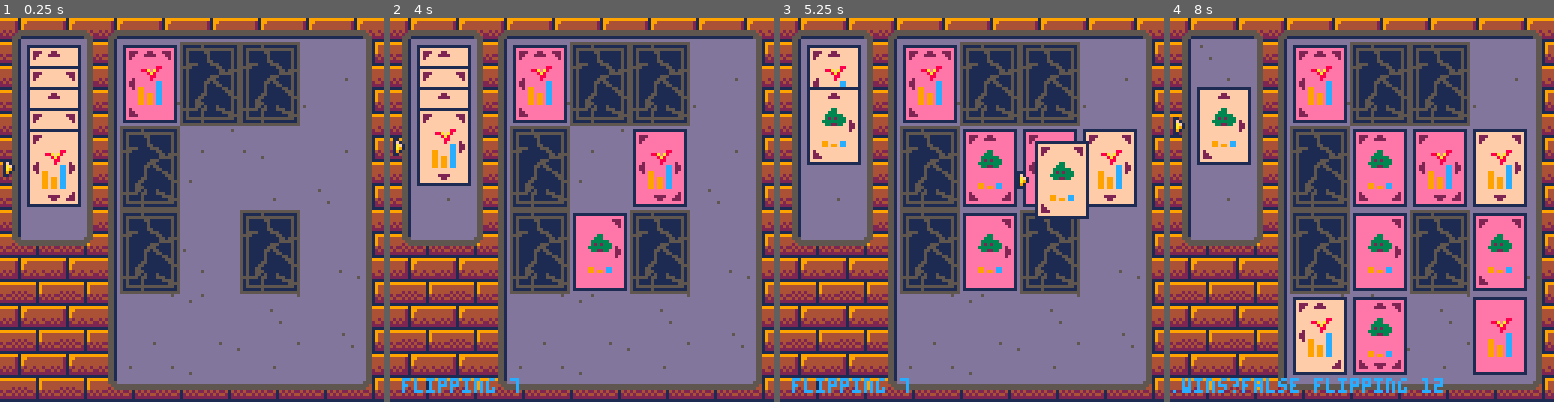
Above: before the commit, frames 1-4 (left to right).
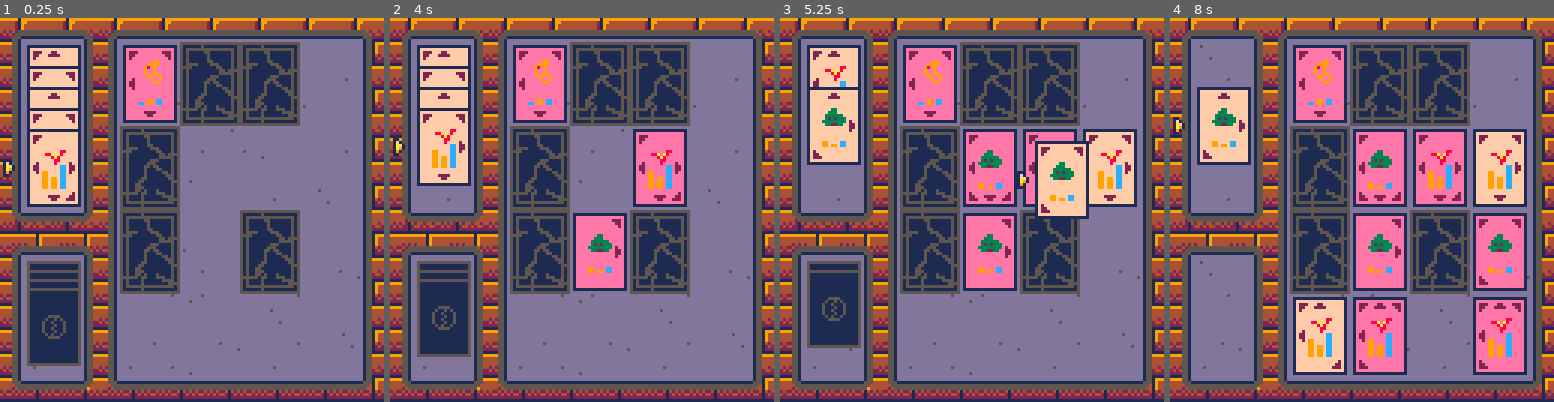
Above: after the commit, the same moments.

Repository: mccxiv/micro-tetra
Game: PICO-8 cartridge tetra.p8
Two runs of this game, one before a commit and one after it. Both use one fixed random seed, a clock stepped at 60 frames per second and the inputs below.
Inputs:
- Up to frame 1 (0.25 s): no input
- Up to frame 2 (4 s): tap X (X key) at 0.33, 1.07, 1.85, 2.97 s; tap O (Z key) at 0.7, 1.7, 2.1, 2.5, 2.9, 3.3, 3.7 s; hold Right 1.6-2.1 s; hold Up 2.15-2.42 s; hold Right 2.47-3.03 s; hold Left 3.08-3.58 s; hold Down 3.63-3.97 s
- Up to frame 3 (5.25 s): hold Right 4.02-4.68 s; tap X (X key) at 4.08, 5.2 s; tap O (Z key) at 4.1, 4.5, 4.9 s; hold Up 4.73-5.03 s; hold Left from 5.08 s (still down)
- Up to frame 4 (8 s): tap O (Z key) every 0.4 s from 5.3 to 7.7 s; release Left at 5.68 s; hold Down 5.73-6.03 s; hold Right 6.08-6.58 s; tap X (X key) at 6.32, 7.43 s; hold Right 6.63-7.13 s; hold Up 7.18-7.45 s; hold Right from 7.5 s (still down)

The runs differ from the first frame. In frame 1, 11% of the frame differs, in the area x 3-96%, y 5-97%; in frame 2, 11%; in frame 3, 11%; in frame 4, 13%, in the area x 0-96%, y 5-98%.

Commit message:
Add html export

Diff:
--- a/tetra.p8
+++ b/tetra.p8
@@ -36,6 +36,14 @@
 		generate_card(),
 		generate_card()
 	}
+
+	ai_deck = {
+		generate_ai_card(),
+		generate_ai_card(),
+		generate_ai_card(),
+		generate_ai_card(),
+		generate_ai_card()
+	}
 end
 
 function _draw ()
@@ -43,6 +51,7 @@
  draw_bg()
  map(0, 0)
 	draw_deck()
+	draw_ai_deck()
 	draw_board()
 	if state == "selection" then
 		run_selection_state()
@@ -55,16 +64,12 @@
 	elseif state == "match_end" then
 		run_match_end_state()
 	end
-	print(dbg, 0, 120)
+	//print(dbg, 0, 120)
 end
 -->8
 -- state logic
 
 function run_selection_state()
-	if is_empty(deck) then
-		state = "match_end"
-		return
-	end
 	last_team_turn = 1
 	if btnp(⬆️) then
 		sel_prev_deck()
@@ -115,7 +120,11 @@
 	if i ~= nil then
 		resolve(i, true, true)
 	end
-	if last_team_turn == 2 then
+	local empt1 = is_empty(deck)
+	local empt2 = is_empty(ai_deck)
+	if empt1 and empt2 then
+		state = "match_end"
+	elseif last_team_turn == 2 then
 		state = "selection"
 	else
 		state = "enemy"
@@ -124,10 +133,11 @@
 
 function run_enemy_state ()
 	last_team_turn = 2
-	local c = generate_ai_card()
+	local c = ai_deck[#ai_deck]
+	ai_deck[#ai_deck] = nil
 	local empty = empty_slots()
 	local i = rnd(empty)
-	board[i] = generate_ai_card()
+	board[i] = c
 	last_placed_index = i
 	state = "resolve"
 end
@@ -150,6 +160,10 @@
 		spr(224, 45, 55, 5, 2)
 	elseif last_winner == 2 then
 		spr(192, 45, 55, 5, 2)
+	end
+
+	if btnp(❎) or btnp(🅾️) then
+		_init()
 	end
 end
 
@@ -192,6 +206,8 @@
 	{6, 41},
 }
 
+loc_ai_deck = {6, 75}
+
 loc_board = {
 	{38, 6},
 	{58, 6},
@@ -232,6 +248,20 @@
 			 	loc_deck[i][2]
 			 )
 			end
+		end
+	end
+end
+
+function draw_ai_deck ()
+	for i=1,6 do
+		if ai_deck[i] ~= nil then
+			local x = loc_ai_deck[1]
+			local y = loc_ai_deck[2]+(i*3)
+			pal(1, 5)
+			pal(15, 1)
+		 draw_card_base(x, y)
+		 spr(132, x+4, y+8, 2, 2)
+		 pal()
 		end
 	end
 end
@@ -756,8 +786,6 @@
 	local c1str = att - att2
 	local c2str = def - def2
 
-	dbg = ".wins?"..tostr(c1str > c2str)
-
 	return c1str > c2str
 end
 
@@ -912,11 +938,11 @@
 1316143413061414161426141414161500909190919091000000000000000000000000000000000000000000000000000000000000000000000000000000000000000000000000000000000000000000000000000000000000000000000000000000000000000000000000000000000000000000000000000000000000000000
 1314143413141426141414141414141500000000000000000000000000000000000000000000000000000000000000000000000000000000000000000000000000000000000000000000000000000000000000000000000000000000000000000000000000000000000000000000000000000000000000000000000000000000
 1314163413141414141414161406141504040404040404040404040404040404040000000000000000000000000000000000000000000000000000000000000000000000000000000000000000000000000000000000000000000000000000000000000000000000000000000000000000000000000000000000000000000000
-1314143413141614141416141414141514141414141414141414141414141414140000000000000000000000000000000000000000000000000000000000000000000000000000000000000000000000000000000000000000000000000000000000000000000000000000000000000000000000000000000000000000000000
-2324243513141406141414141414141514141414141414141414141414141414140000000000000000000000000000000000000000000000000000000000000000000000000000000000000000000000000000000000000000000000000000000000000000000000000000000000000000000000000000000000000000000000
-0000000013161414161414141414261514141414141414141414141414141414140000000000000000000000000000000000000000000000000000000000000000000000000000000000000000000000000000000000000000000000000000000000000000000000000000000000000000000000000000000000000000000000
-0000000013141426161414141614141524242424242424242424242424242424240000000000000000000000000000000000000000000000000000000000000000000000000000000000000000000000000000000000000000000000000000000000000000000000000000000000000000000000000000000000000000000000
-0000000013141414141414061414141500000000000000000000000000000000000000000000000000000000000000000000000000000000000000000000000000000000000000000000000000000000000000000000000000000000000000000000000000000000000000000000000000000000000000000000000000000000
-0000000013141614142614141614061500000000000000000000000000000000000000000000000000000000000000000000000000000000000000000000000000000000000000000000000000000000000000000000000000000000000000000000000000000000000000000000000000000000000000000000000000000000
-0000000013161426141414161414141500000000000000000000000000000000000000000000000000000000000000000000000000000000000000000000000000000000000000000000000000000000000000000000000000000000000000000000000000000000000000000000000000000000000000000000000000000000
-0000000023242424242424242424242500000000000000000000000000000000000000000000000000000000000000000000000000000000000000000000000000000000000000000000000000000000000000000000000000000000000000000000000000000000000000000000000000000000000000000000000000000000
+2324243513141614141416141414141514141414141414141414141414141414140000000000000000000000000000000000000000000000000000000000000000000000000000000000000000000000000000000000000000000000000000000000000000000000000000000000000000000000000000000000000000000000
+0304043313141406141414141414141514141414141414141414141414141414140000000000000000000000000000000000000000000000000000000000000000000000000000000000000000000000000000000000000000000000000000000000000000000000000000000000000000000000000000000000000000000000
+1306143413161414161414141414261514141414141414141414141414141414140000000000000000000000000000000000000000000000000000000000000000000000000000000000000000000000000000000000000000000000000000000000000000000000000000000000000000000000000000000000000000000000
+1314163413141426161414141614141524242424242424242424242424242424240000000000000000000000000000000000000000000000000000000000000000000000000000000000000000000000000000000000000000000000000000000000000000000000000000000000000000000000000000000000000000000000
+1314143413141414141414061414141500000000000000000000000000000000000000000000000000000000000000000000000000000000000000000000000000000000000000000000000000000000000000000000000000000000000000000000000000000000000000000000000000000000000000000000000000000000
+1314263413141614142614141614061500000000000000000000000000000000000000000000000000000000000000000000000000000000000000000000000000000000000000000000000000000000000000000000000000000000000000000000000000000000000000000000000000000000000000000000000000000000
+1316143413161426141414161414141500000000000000000000000000000000000000000000000000000000000000000000000000000000000000000000000000000000000000000000000000000000000000000000000000000000000000000000000000000000000000000000000000000000000000000000000000000000
+2324243523242424242424242424242500000000000000000000000000000000000000000000000000000000000000000000000000000000000000000000000000000000000000000000000000000000000000000000000000000000000000000000000000000000000000000000000000000000000000000000000000000000
Not shown, changed: 42 lines of the sprite sheet (__gfx__) section of tetra.p8
